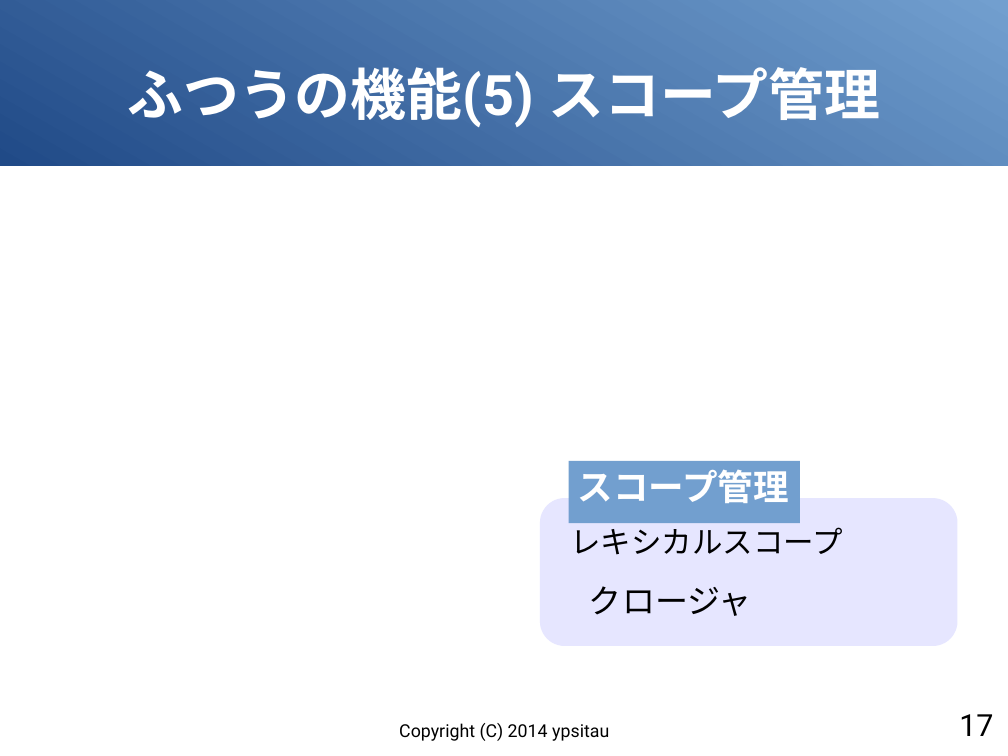
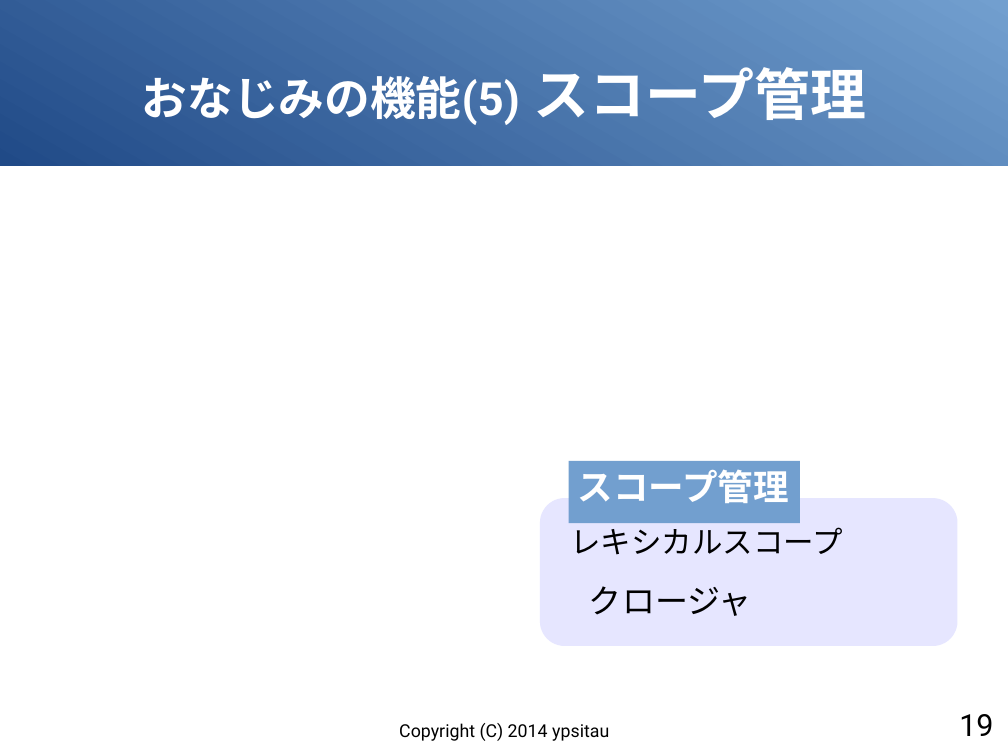
Before and after one commit to gura-lang/gura-doc, a slide deck: slide 19 of presentation/gura-introduction.odp (slide 17 before the commit). Drawn at 1008x756 pixels with LibreOffice and Linux fonts; fonts in the diff are those of the drawing. Boxes give left, top, right and bottom in pixels: in the first picture for what was removed or moved away, otherwise in the second. Text is boxed around its words. In the diff, an @@ line names an element or a change of style, - is before the commit and + after.

```diff
--- a/presentation/gura-introduction.odp
+++ b/presentation/gura-introduction.odp
@@ title at [142,67,866,125]: text changed; size 44 to 36 pt @@
-ふつうの機能(5) スコープ管理
+おなじみの機能(5) スコープ管理
@@ page number at [959,714,993,736]: text changed @@
-17
+19
```
Also in this commit, not shown: 14 other slides changed, 3 slides added, 3 slides removed.
